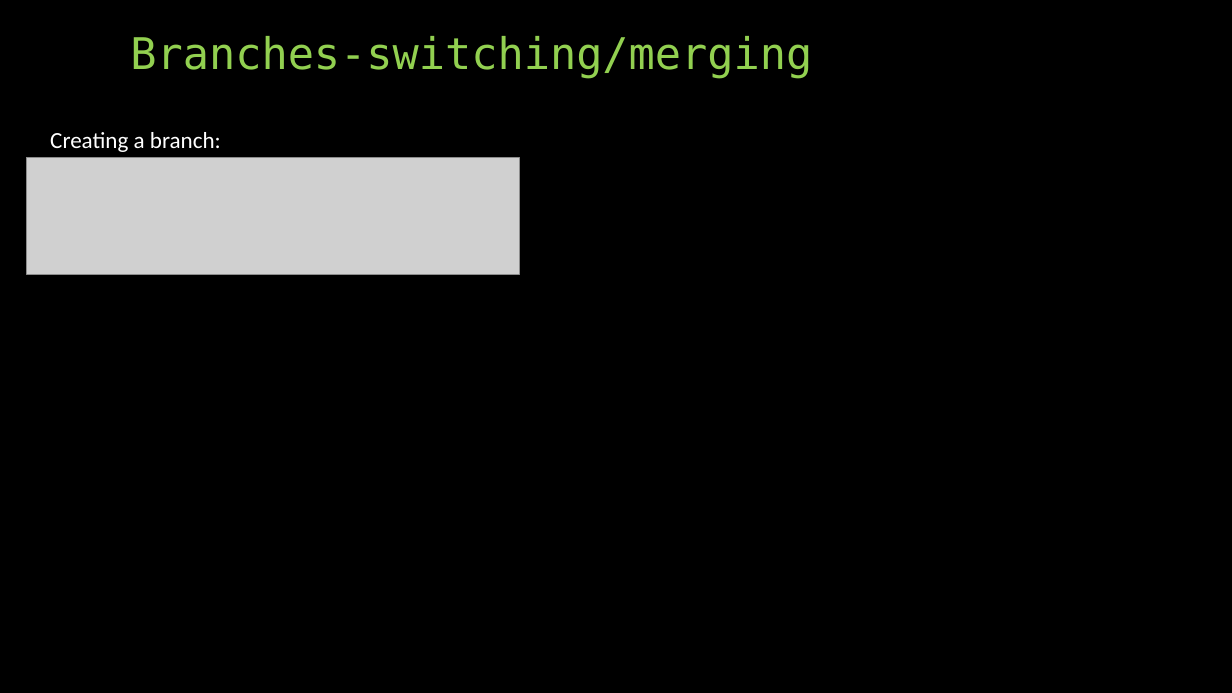
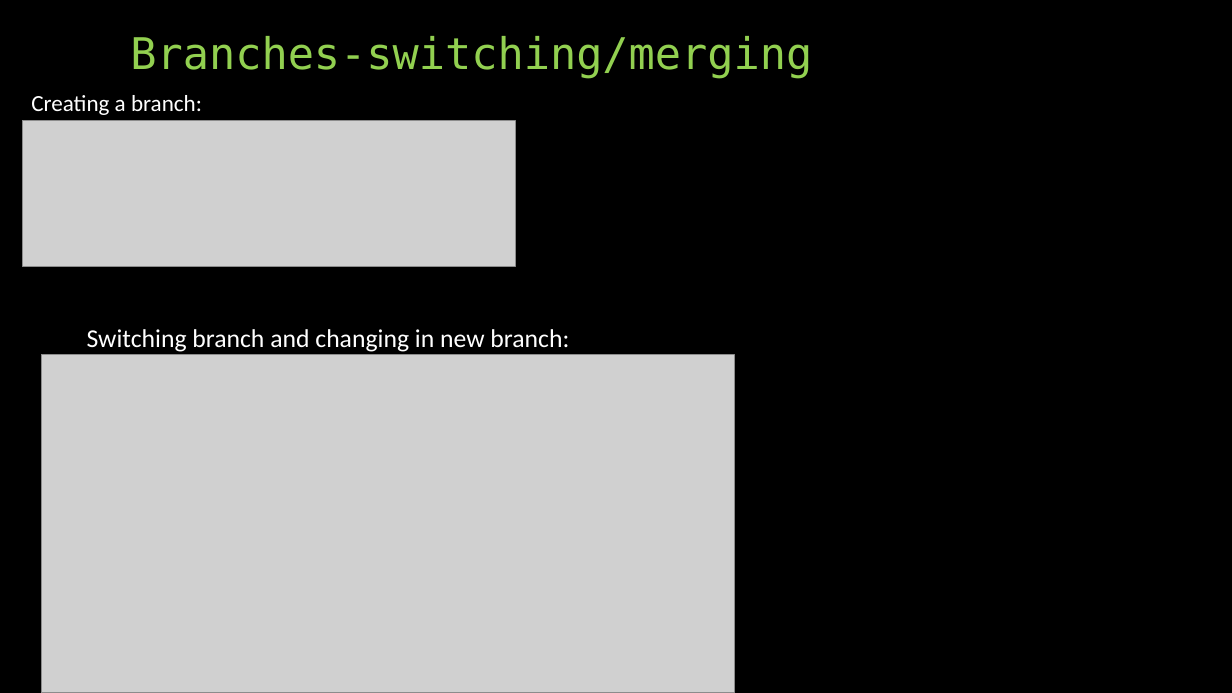
Before and after one commit to gwydion67/KOSS-presentation, a slide deck: slide 9 of New Git Concepts.pptx. Drawn at 1232x693 pixels with LibreOffice and Linux fonts; fonts in the diff are those of the drawing; grey boxes stand for pictures. Boxes give left, top, right and bottom in pixels: in the first picture for what was removed or moved away, otherwise in the second. Text is boxed around its words. In the diff, an @@ line names an element or a change of style, - is before the commit and + after.

Commit message:
updating the ppt

```diff
--- a/New Git Concepts.pptx
+++ b/New Git Concepts.pptx
@@ text "Creating a branch:": place and size @@
-text "Creating a branch:" at box(50, 132, 221, 152)
+text "Creating a branch:" at box(31, 95, 202, 115)
@@ picture: place and size @@
-picture at box(27, 157, 519, 274)
+picture at box(22, 121, 515, 266)
@@ text added at box(87, 329, 569, 352), 20 pt, text #FFFFFF @@
+Switching branch and changing in new branch:
@@ picture added at box(42, 355, 735, 693) @@
```
